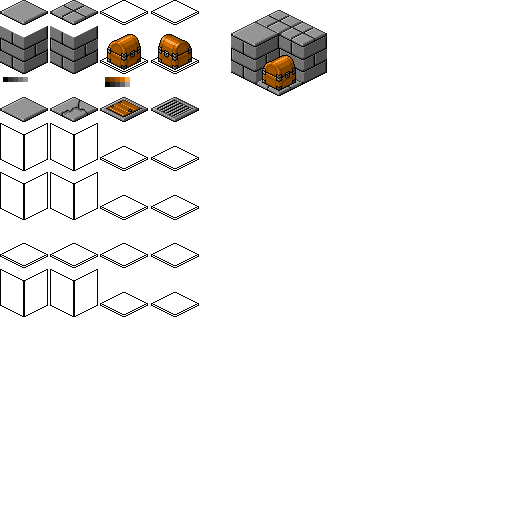
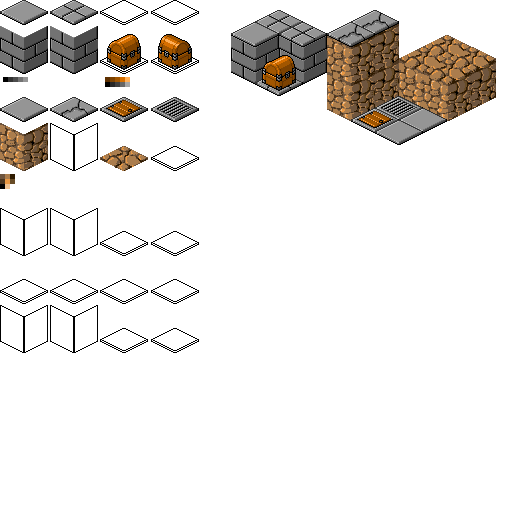
Layered file, before and after one edit (512 × 512). Changes by layer:
painted on "testing" over [64, 10, 496, 353]
painted on "sprites" over [0, 10, 496, 353]
painted on "patters" over [0, 123, 199, 353]
